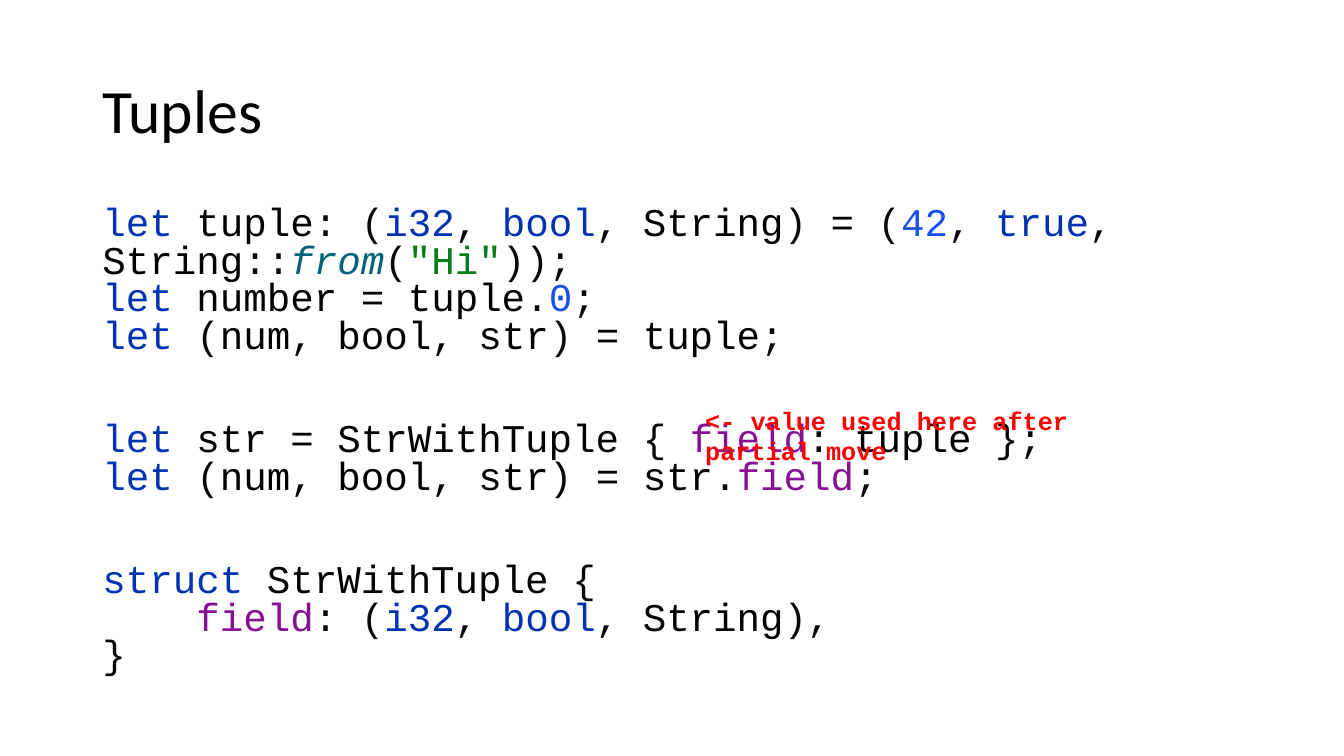
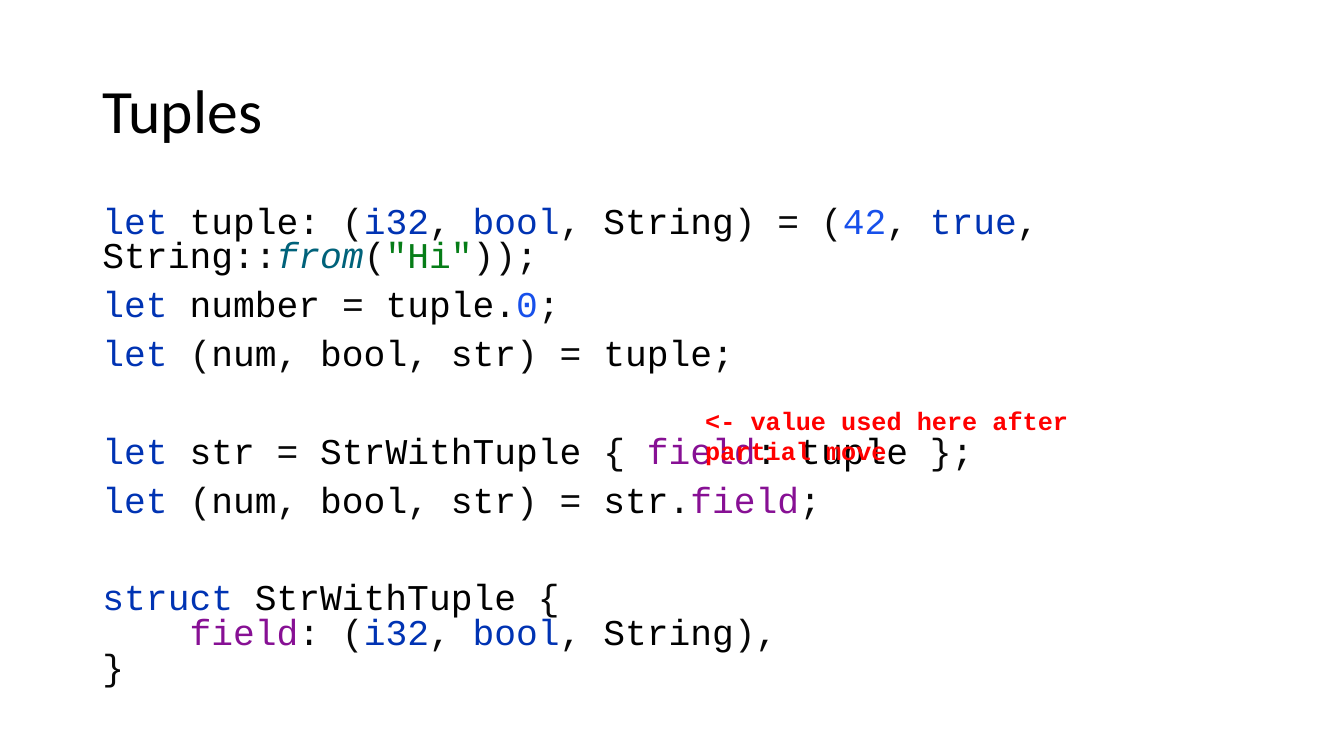
Before and after one commit to kugushev/course-rust-basics, a slide deck: slide 8 of src/04-BuildingBlocks/04-BuildingBlocks.pptx. Drawn at 1344x756 pixels with LibreOffice and Linux fonts; fonts in the diff are those of the drawing. Boxes give left, top, right and bottom in pixels: in the first picture for what was removed or moved away, otherwise in the second. Text is boxed around its words. In the diff, an @@ line names an element or a change of style, - is before the commit and + after.

Commit message:
finish OOP lecture

```diff
--- a/src/04-BuildingBlocks/04-BuildingBlocks.pptx
+++ b/src/04-BuildingBlocks/04-BuildingBlocks.pptx
@@ text at (102,208,1039,521): text changed; size 28 to 25.9 pt @@
-let tuple: (i32, bool, String) = (42, true, String::from("Hi"));
-let number = tuple.0;
-let (num, bool, str) = tuple;
-let str = StrWithTuple { field: tuple };
-let (num, bool, str) = str.field;
+let tuple: (i32, bool, String) = (42, true, String::from("Hi"));
+let number = tuple.0;
+let (num, bool, str) = tuple;
+let str = StrWithTuple { field: tuple };
+let (num, bool, str) = str.field;
@@ text at (102,585,777,653): size 28 to 25.9 pt in "struct StrWithTuple { field: (i32, bool, String), ..." @@
```
Also in this commit, not shown: 1 other slide changed, 1 other file.
